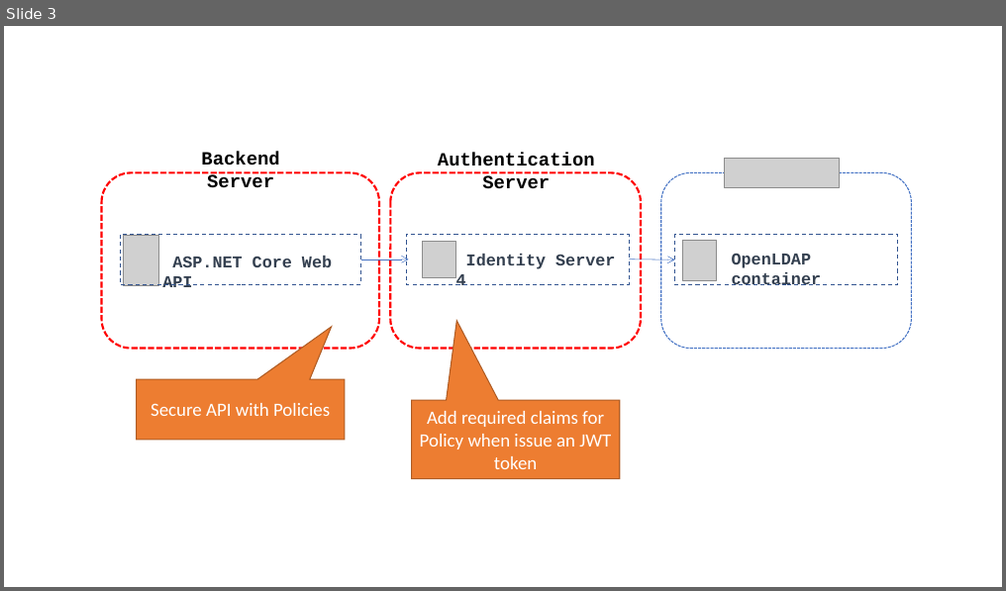
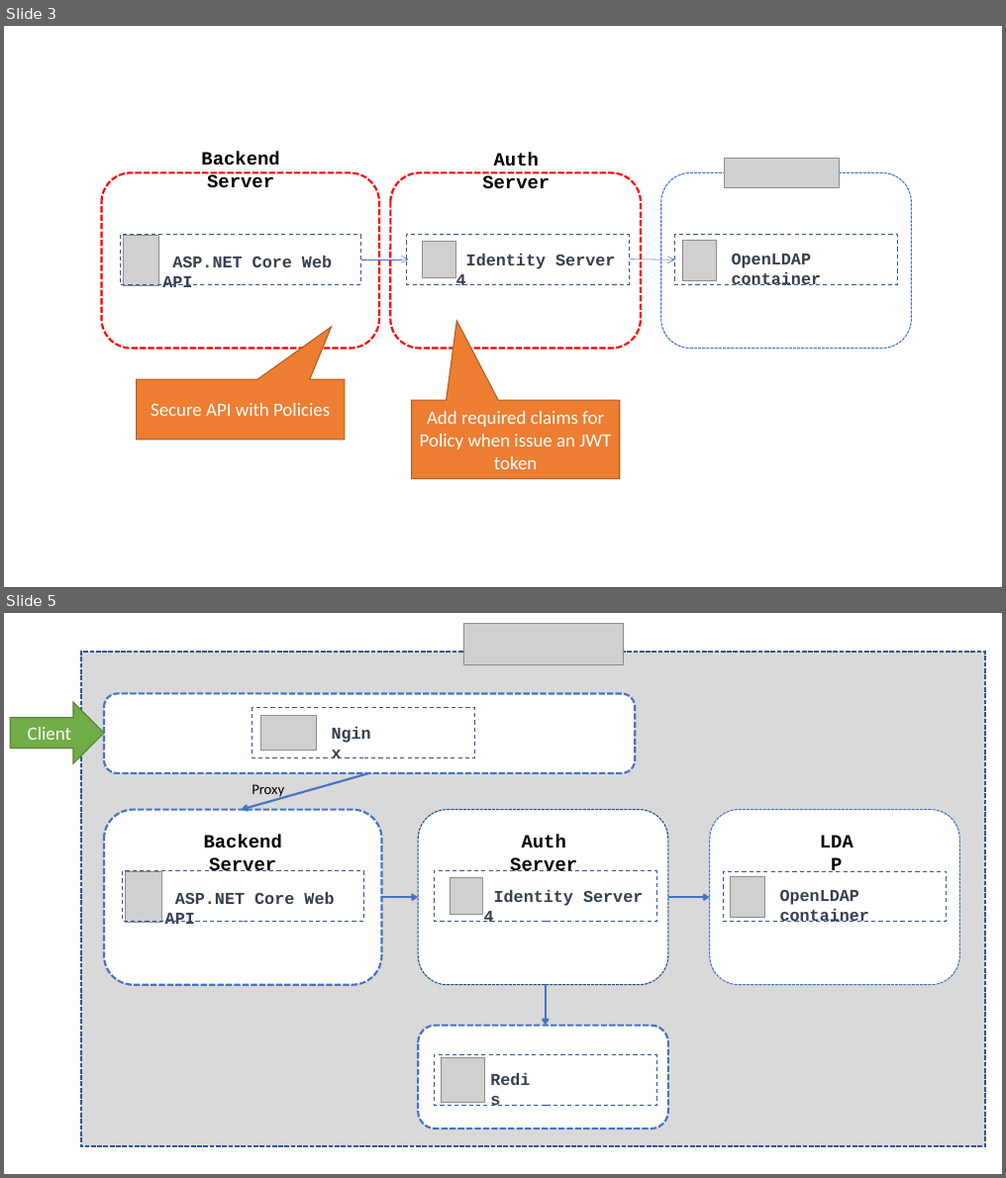
Before and after one commit to KarateJB/AspNetCore.IdentityServer4.Sample, a slide deck: doc/Architecture.pptx. Shown one above the other, each under a label of ours: slide 3 before the commit, slides 3 and 5 after it; the slides between them are not shown. The pictures are 1006x591 and 1006x1178 pixels, drawn with LibreOffice and Linux fonts; fonts in the diff are those of the drawing; grey boxes stand for pictures. Boxes give left, top, right and bottom in pixels: in the first picture for what was removed or moved away, otherwise in the second. Text is boxed around its words. In the diff, an @@ line names an element or a change of style, - is before the commit and + after.

```diff
--- a/doc/Architecture.pptx
+++ b/doc/Architecture.pptx
@@ slide 5 added at (x1=4, y1=613, x2=1002, y2=1174), background #FFFFFF @@
@@ picture added at (x1=463, y1=624, x2=623, y2=664) @@
@@ rectangle added at (x1=81, y1=652, x2=985, y2=1147), fill #D9D9D9, outline #325491 1.5 pt dashed, 18 pt, text #FFFFFF @@
+Procsdfsdfsfdsdfsdfsdf
@@ rounded rectangle added at (x1=104, y1=694, x2=635, y2=773), fill #FFFFFF, outline #4472C4 2 pt dashed @@
@@ right arrow added at (x1=10, y1=702, x2=104, y2=763), fill #70AD47, outline #538035 1 pt, 18 pt, text #FFFFFF @@
+Client
@@ rectangle added at (x1=252, y1=708, x2=475, y2=759), outline #325491 1 pt dashed @@
@@ picture added at (x1=261, y1=716, x2=316, y2=750) @@
@@ text added at (x1=324, y1=719, x2=385, y2=747), 16 pt, text #333F50, bold @@
+Nginx
@@ arrow added from (369, 773) to (242, 810), #4472C4 2 pt @@
@@ text added at (x1=252, y1=784, x2=284, y2=799), 14 pt, text #000000 @@
+Proxy
@@ rounded rectangle added at (x1=104, y1=810, x2=382, y2=985), fill #FFFFFF, outline #4472C4 2 pt dashed @@
@@ rounded rectangle added at (x1=418, y1=810, x2=668, y2=985), fill #FFFFFF, outline #1F4E79 1 pt dashed @@
@@ rounded rectangle added at (x1=710, y1=810, x2=960, y2=985), fill #FFFFFF, outline #4472C4 1 pt dashed @@
@@ text added at (x1=204, y1=835, x2=282, y2=871), 18 pt, text #000000, bold @@
+Backend Server
@@ text added at (x1=510, y1=835, x2=577, y2=871), 18 pt, text #000000, bold @@
+Auth Server
@@ text added at (x1=808, y1=827, x2=865, y2=857), 18 pt, text #000000, bold @@
+LDAP
@@ rectangle added at (x1=122, y1=871, x2=363, y2=922), outline #325491 1 pt dashed @@
@@ picture added at (x1=126, y1=872, x2=161, y2=922) @@
@@ rectangle added at (x1=434, y1=871, x2=656, y2=922), outline #325491 1 pt dashed @@
@@ picture added at (x1=450, y1=878, x2=483, y2=915) @@
@@ rectangle added at (x1=724, y1=871, x2=946, y2=922), outline #325491 1 pt dashed @@
@@ picture added at (x1=731, y1=876, x2=765, y2=918) @@
@@ text added at (x1=165, y1=892, x2=334, y2=924), 16 pt, text #333F50, bold @@
+ASP.NET Core Web API
@@ arrow added from (382, 897) to (418, 897), #4472C4 2 pt @@
@@ text added at (x1=484, y1=890, x2=643, y2=922), 16 pt, text #333F50, bold @@
+Identity Server 4
@@ arrow added from (668, 897) to (710, 897), #4472C4 2 pt @@
@@ text added at (x1=780, y1=889, x2=869, y2=922), 16 pt, text #333F50, bold @@
+OpenLDAP container
@@ arrow added from (546, 984) to (546, 1026), #4472C4 2 pt @@
@@ rounded rectangle added at (x1=418, y1=1026, x2=668, y2=1129), fill #FFFFFF, outline #4472C4 2 pt dashed @@
@@ rectangle added at (x1=434, y1=1056, x2=656, y2=1106), outline #325491 1 pt dashed @@
@@ picture added at (x1=441, y1=1059, x2=484, y2=1103) @@
@@ text added at (x1=483, y1=1065, x2=545, y2=1093), 16 pt, text #333F50, bold @@
+Redis
@@ slide 3 changed as well @@
@@ text at (x1=482, y1=153, x2=549, y2=188): text changed @@
-Authentication Server
+Auth Server
```
Also in this commit, not shown: 2 other slides changed, 1 other slide added, 2 other files.
